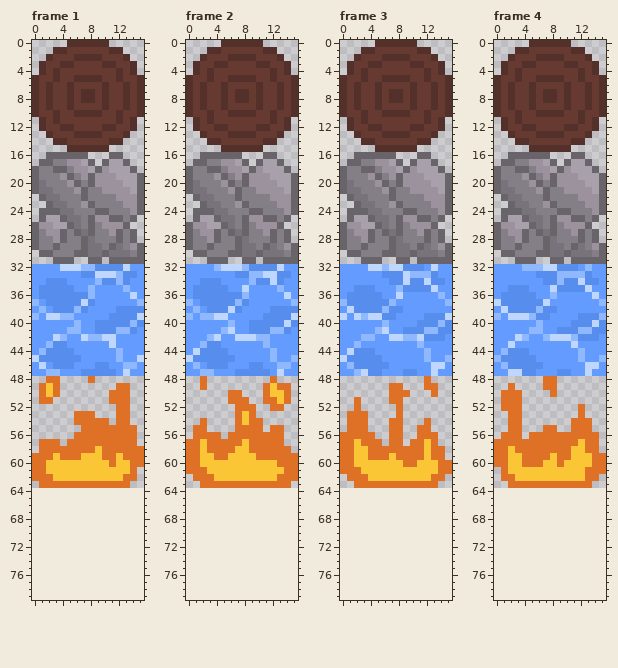
A pixel-art file gets an edit: assets/art/tiles/Blocks.aseprite. The picture above is the old version.
16x64 pixels, 4 frames. Colours within 5 levels of each other are drawn and written as one. Shown: frame 1, frame 2, frame 3, frame 4. The old version is drawn lined up with the new one, on the new canvas.
And afterwards:
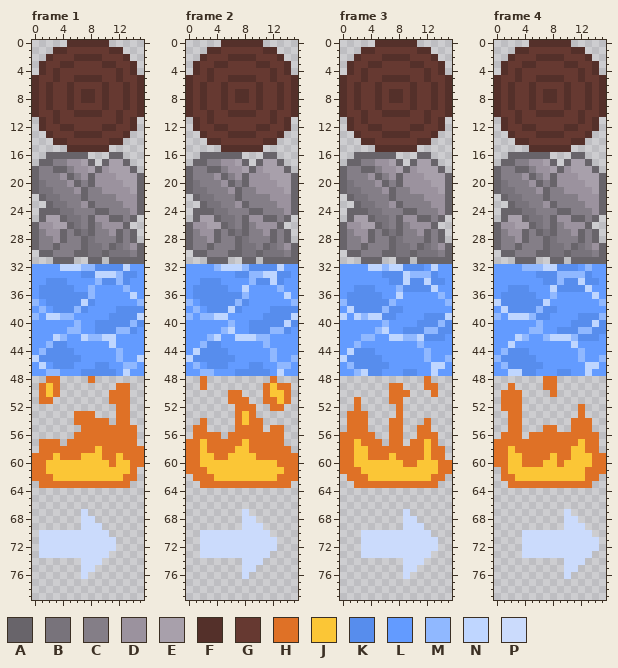
Palette (. is transparent): A #68646a  B #78737b  C #847e87  D #9b929e  E #a8a0ab  F #54302a  G #663931  H #df7126  J #fbc636  K #578ded  L #639bff  M #90b8ff  N #bfd6ff  P #cbdbfc
Diff:
canvas 16x64 -> 16x80
Frame 1:
y 67: x 7 . -> P
y 68: x 7..8 .. -> PP
y 69: x 7..9 ... -> PPP
y 70: x 1..10 .......... -> PPPPPPPPPP
y 71..72: x 1..11 ........... -> PPPPPPPPPPP
y 73: x 1..10 .......... -> PPPPPPPPPP
y 74: x 7..9 ... -> PPP
y 75: x 7..8 .. -> PP
y 76: x 7 . -> P
Frame 2:
y 67: x 8 . -> P
y 68: x 8..9 .. -> PP
y 69: x 8..10 ... -> PPP
y 70: x 2..11 .......... -> PPPPPPPPPP
y 71..72: x 2..12 ........... -> PPPPPPPPPPP
y 73: x 2..11 .......... -> PPPPPPPPPP
y 74: x 8..10 ... -> PPP
y 75: x 8..9 .. -> PP
y 76: x 8 . -> P
Frame 3:
y 67: x 9 . -> P
y 68: x 9..10 .. -> PP
y 69: x 9..11 ... -> PPP
y 70: x 3..12 .......... -> PPPPPPPPPP
y 71..72: x 3..13 ........... -> PPPPPPPPPPP
y 73: x 3..12 .......... -> PPPPPPPPPP
y 74: x 9..11 ... -> PPP
y 75: x 9..10 .. -> PP
y 76: x 9 . -> P
Frame 4:
y 67: x 10 . -> P
y 68: x 10..11 .. -> PP
y 69: x 10..12 ... -> PPP
y 70: x 4..13 .......... -> PPPPPPPPPP
y 71..72: x 4..14 ........... -> PPPPPPPPPPP
y 73: x 4..13 .......... -> PPPPPPPPPP
y 74: x 10..12 ... -> PPP
y 75: x 10..11 .. -> PP
y 76: x 10 . -> P
